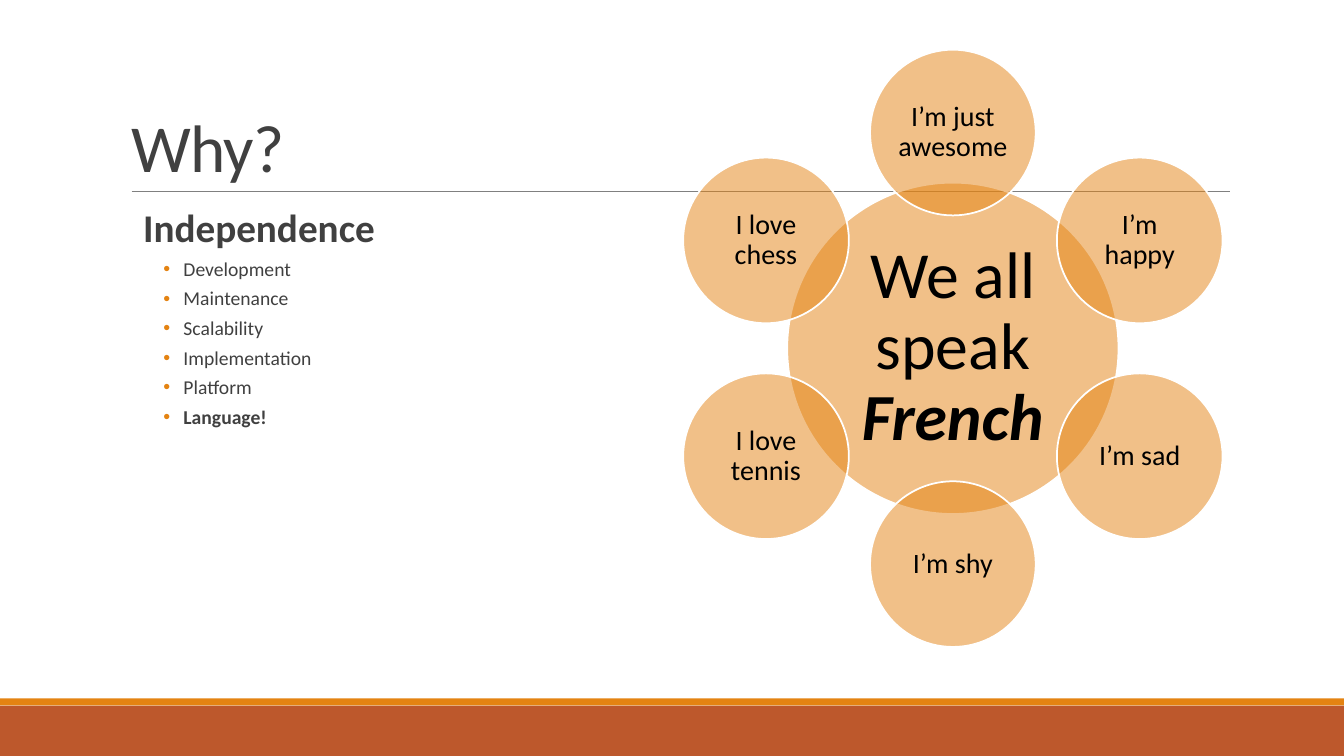
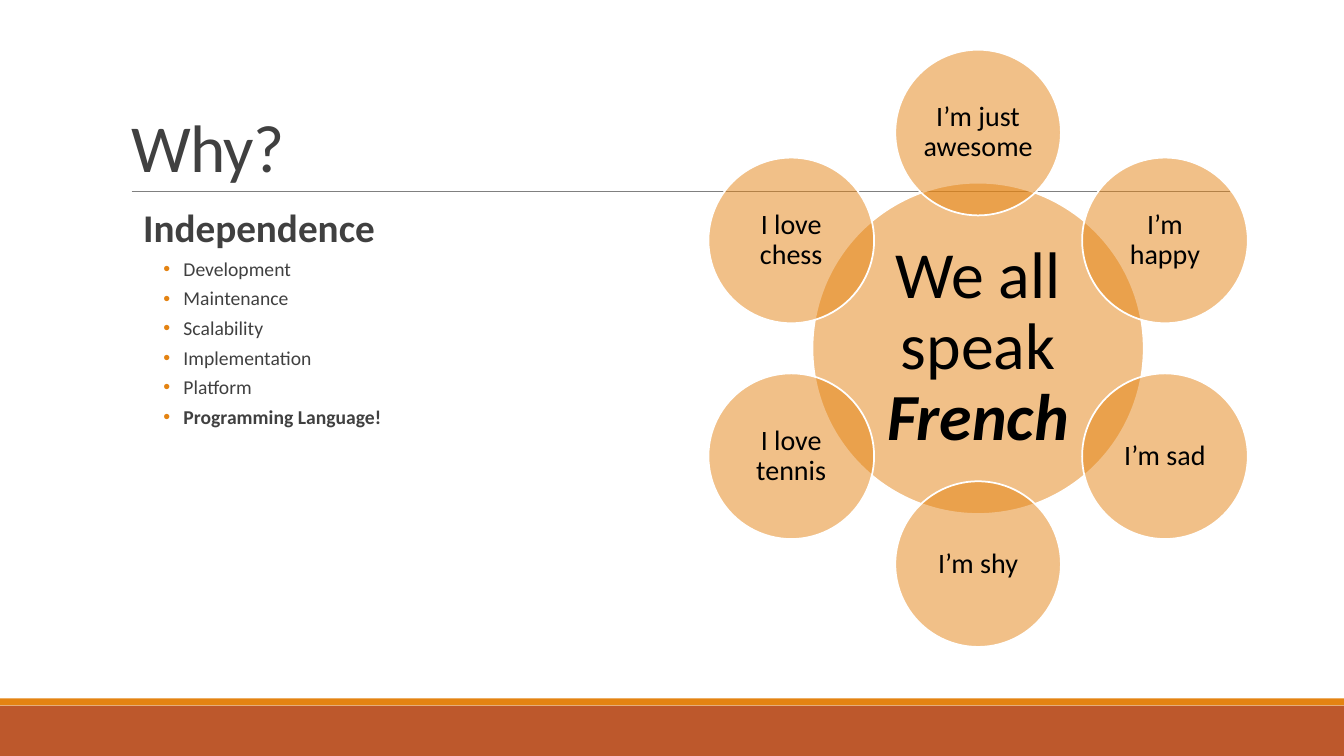
Before and after one commit to hinteadan/microservices-crash-course, a slide deck: slide 3 of Presentation.pptx. Drawn at 1344x756 pixels with LibreOffice and Linux fonts; fonts in the diff are those of the drawing. Boxes give left, top, right and bottom in pixels: in the first picture for what was removed or moved away, otherwise in the second. Text is boxed around its words. In the diff, an @@ line names an element or a change of style, - is before the commit and + after.

Commit message:
OD: Presentation

```diff
--- a/Presentation.pptx
+++ b/Presentation.pptx
@@ 7 texts, 7 ellipses: place and size @@
-7 texts, 7 ellipses at bbox=[684, 49, 1223, 646]
+7 texts, 7 ellipses at bbox=[709, 49, 1248, 646]
@@ text at bbox=[183, 410, 381, 428]: text changed @@
-    • Language!
+    • Programming Language!
```
Also in this commit, not shown: 1 slide added.
